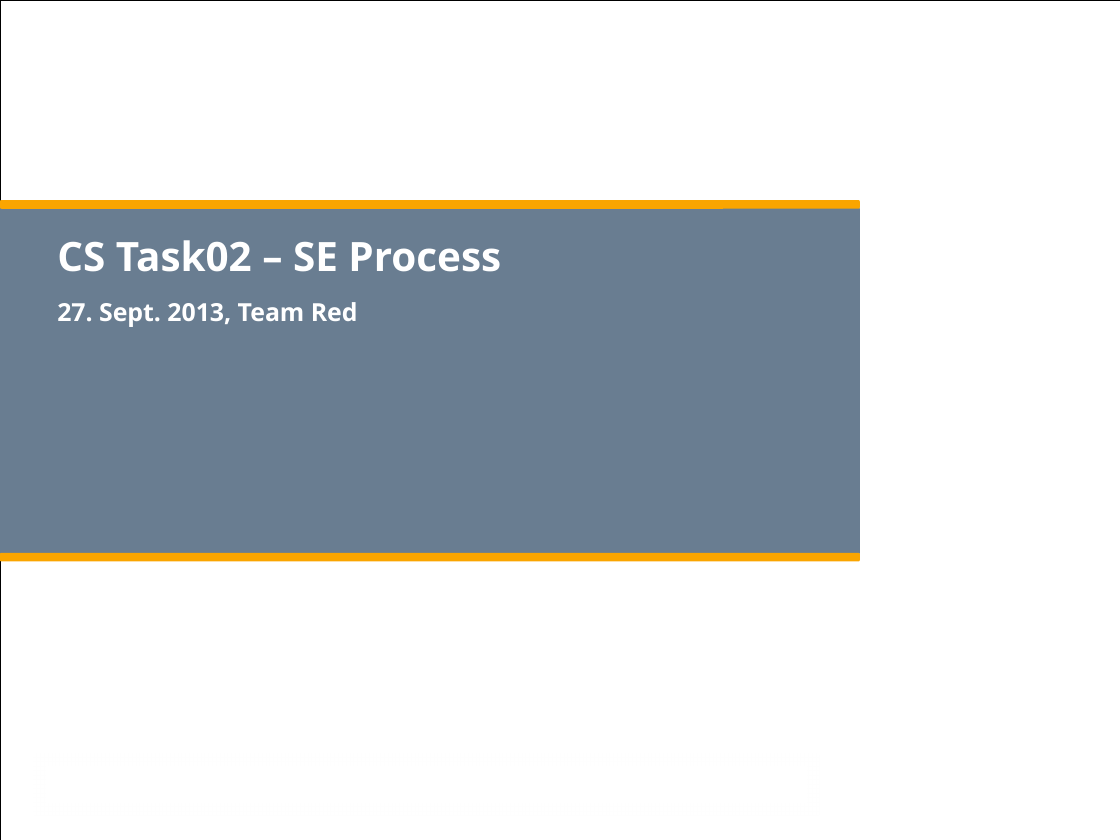
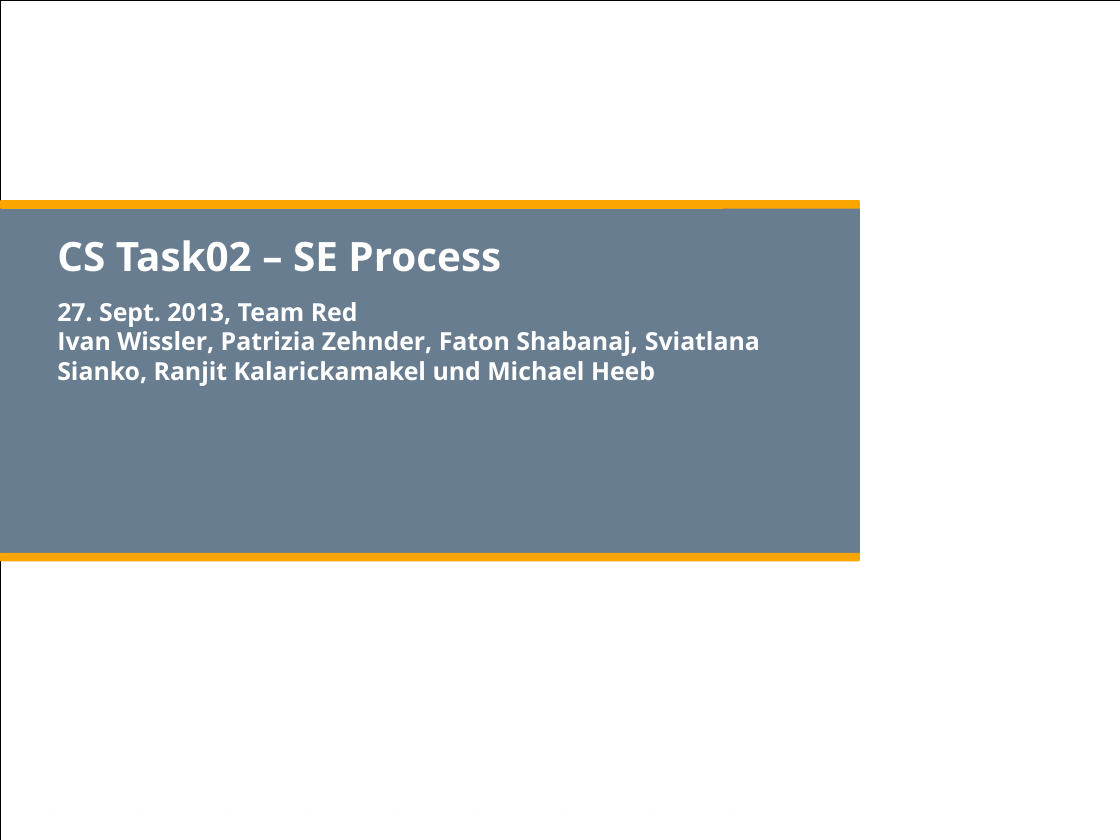
Before and after one commit to wissi1/ch.bfh.btx8081.w2013.red, a slide deck: slide 1 of ch.bfh.btx8081.w2013.red/doc/PraesentationSETaskII_BFH_2013.pptx. Drawn at 1120x840 pixels with LibreOffice and Linux fonts; fonts in the diff are those of the drawing; background and template pictures are left out. Boxes give left, top, right and bottom in pixels: in the first picture for what was removed or moved away, otherwise in the second. Text is boxed around its words. In the diff, an @@ line names an element or a change of style, - is before the commit and + after.

Commit message:
Endgültige Powerpointpräsentation

```diff
--- a/ch.bfh.btx8081.w2013.red/doc/PraesentationSETaskII_BFH_2013.pptx
+++ b/ch.bfh.btx8081.w2013.red/doc/PraesentationSETaskII_BFH_2013.pptx
@@ subtitle at [57, 331, 760, 386]: paragraph added @@
+Ivan Wissler, Patrizia Zehnder, Faton Shabanaj, Sviatlana Sianko, Ranjit Kalarickamakel und Michael Heeb
```
